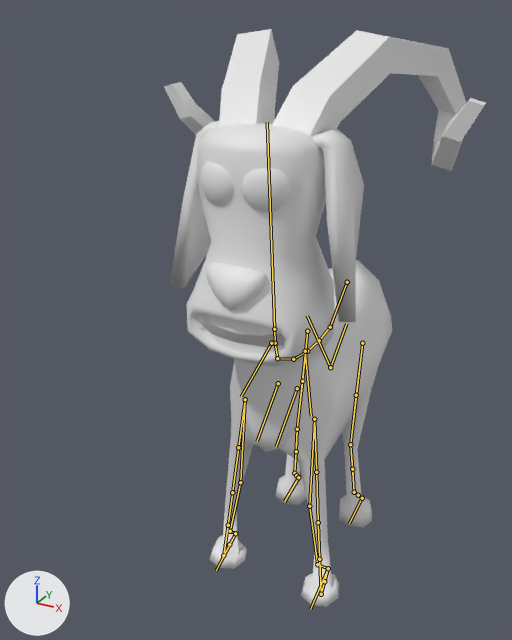
A saved change to the Blender file Assets/Blender/Character.blend.
One viewpoint serves both versions: a 50 mm lens placed at (0.89, -1.97, 1.84), pointed at (-0.17, -0.05, 0.88). The lights are fixed; the arrows at lower left show +X, +Y and +Z. The bones that bend it are drawn over the model as lines.
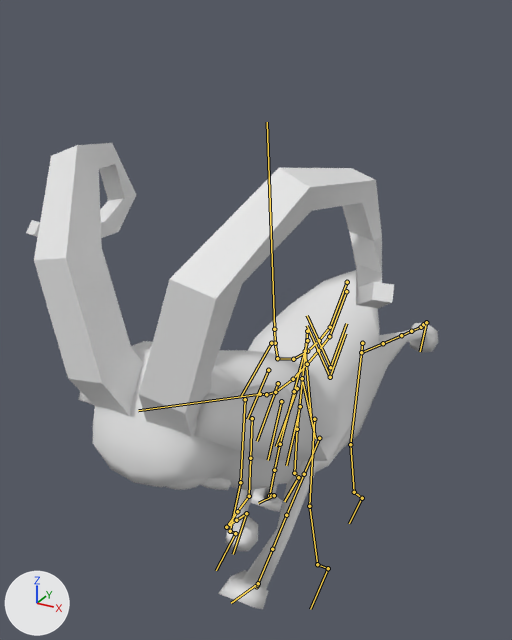
The newer file adds an action. The first version stands in its rest pose; the second is drawn at frame 40 of the action 'Ability'.

What differs and where, as boxes [x1, y1, x2, y2] in the pictures (512 x 640 px):
'Body', posed (68% wider, 30% shorter): before [187, 123, 392, 607]; after [93, 270, 438, 609]
'Cube.013', posed (14% wider, 106% taller): before [164, 29, 486, 171]; after [26, 143, 394, 437]
'Cube.016', posed: before [170, 121, 364, 322]; after [78, 384, 327, 461]
'Sphere.002', posed: before [200, 161, 290, 213]; after [165, 478, 208, 490]

The change, as a list of edits to the scene's bpy script:
```text
Change bone_torso:
    where bone_torso = bpy.data.objects['rig'].pose.bones['torso']  # child of 'MCH-torso.parent'
    bone_torso.location: (0.0, 0.0, 0.0) -> (0.0, 0.0, -0.039)
Change bone_chest:
    where bone_chest = bpy.data.objects['rig'].pose.bones['chest']  # child of 'torso'
    bone_chest.rotation_quaternion: (1.0, 0.0, 0.0, 0.0) -> (0.987, 0.161, 0.0, 0.0)  # degrees (0, 0, 0) -> degrees (19, 0, 0)
Change bone_neck:
    where bone_neck = bpy.data.objects['rig'].pose.bones['neck']  # child of 'MCH-ROT-neck'
    bone_neck.rotation_quaternion: (1.0, 0.0, 0.0, 0.0) -> (0.92, 0.392, 0.0, 0.0)  # degrees (0, 0, 0) -> degrees (46, 0, 0)
Change bone_head:
    where bone_head = bpy.data.objects['rig'].pose.bones['head']  # child of 'MCH-ROT-head'
    bone_head.rotation_quaternion: (1.0, 0.0, 0.0, 0.0) -> (0.858, 0.514, 0.0, 0.0)  # degrees (0, 0, 0) -> degrees (62, 0, 0)
Change bone_front_foot_ik_l:
    where bone_front_foot_ik_l = bpy.data.objects['rig'].pose.bones['front_foot_ik.L']  # child of 'MCH-front_foot_ik.parent.L'
    bone_front_foot_ik_l.location: (0.0, 0.0, 0.0) -> (0.0, -0.509, 0.478)
    bone_front_foot_ik_l.rotation_quaternion: (1.0, 0.0, 0.0, 0.0) -> (0.924, -0.383, 0.0, 0.0)  # degrees (0, 0, 0) -> degrees (-45, 0, 0)
Change bone_front_foot_ik_r:
    where bone_front_foot_ik_r = bpy.data.objects['rig'].pose.bones['front_foot_ik.R']  # child of 'MCH-front_foot_ik.parent.R'
    bone_front_foot_ik_r.location: (0.0, 0.0, 0.0) -> (0.0, 0.12, -0.019)
    bone_front_foot_ik_r.rotation_quaternion: (1.0, 0.0, 0.0, 0.0) -> (0.977, 0.216, 0.0, 0.0)  # degrees (0, 0, 0) -> degrees (25, 0, 0)
Change bone_foot_ik_l:
    where bone_foot_ik_l = bpy.data.objects['rig'].pose.bones['foot_ik.L']  # child of 'MCH-foot_ik.parent.L'
    bone_foot_ik_l.location: (0.0, 0.0, 0.0) -> (0.0, 0.804, 0.397)
    bone_foot_ik_l.rotation_quaternion: (1.0, 0.0, 0.0, 0.0) -> (0.907, 0.422, 0.0, 0.0)  # degrees (0, 0, 0) -> degrees (50, 0, 0)
Change bone_foot_ik_r:
    where bone_foot_ik_r = bpy.data.objects['rig'].pose.bones['foot_ik.R']  # child of 'MCH-foot_ik.parent.R'
    bone_foot_ik_r.location: (0.0, 0.0, 0.0) -> (0.0, -0.221, 0.142)
    bone_foot_ik_r.rotation_quaternion: (1.0, 0.0, 0.0, 0.0) -> (0.951, -0.296, 0.0, 0.0)  # degrees (0, 0, 0) -> degrees (-35, 0, 0)
```
